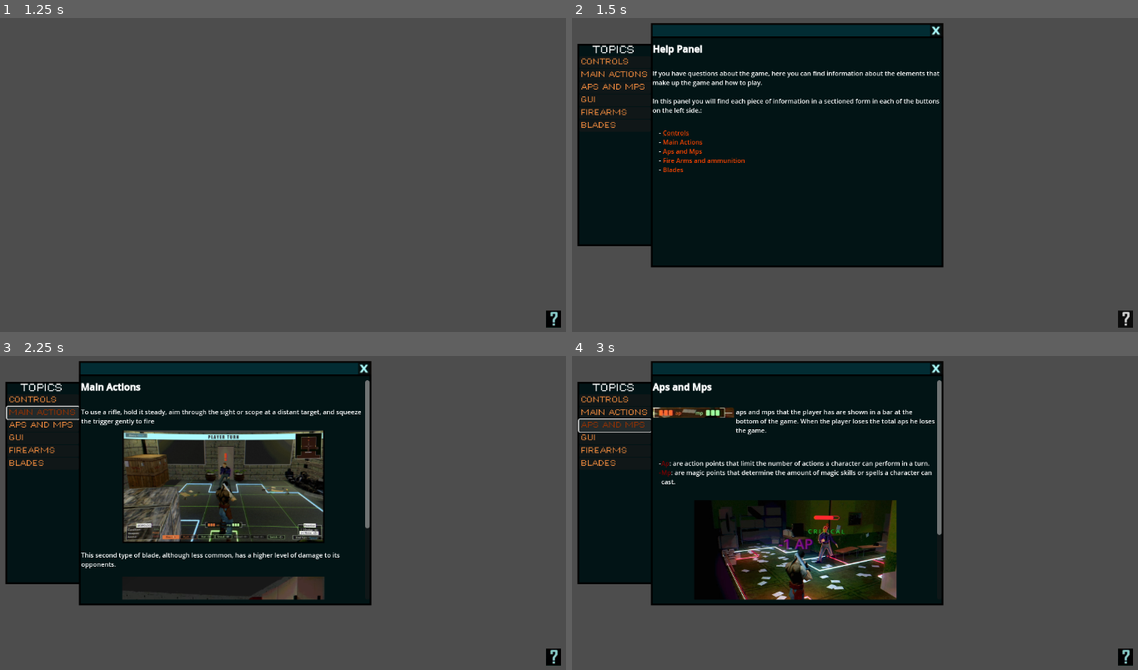
Above: before the commit, frames 1-4 (two rows, left to right).
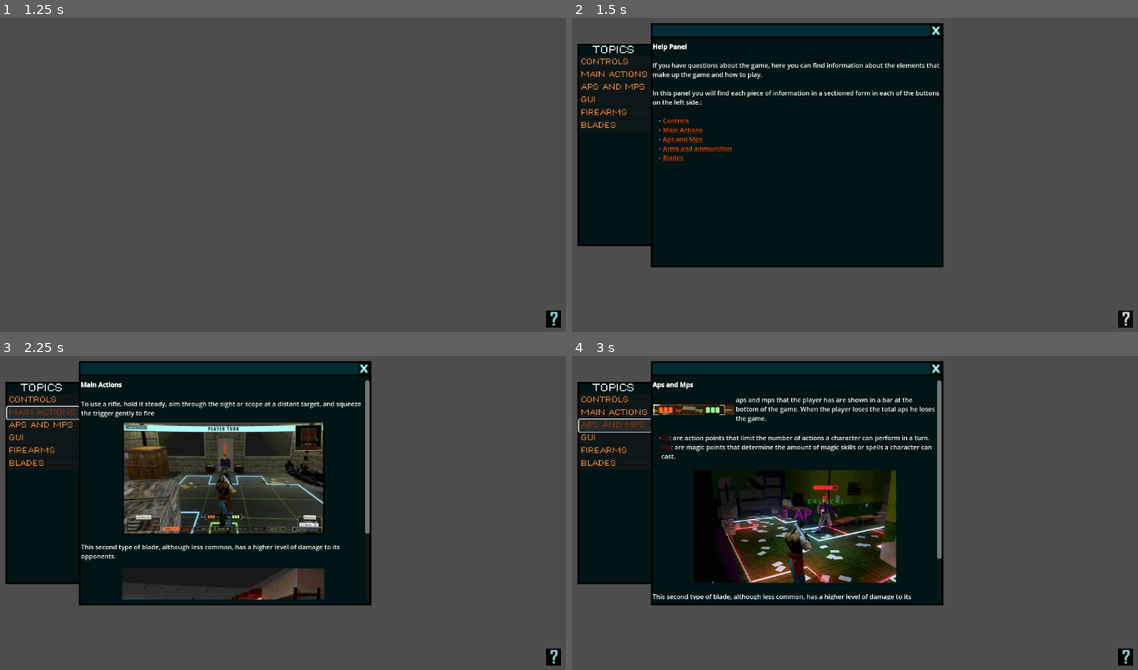
Above: after the commit, the same moments.

Repository: LauraDanielaa/VideoGame_Tasks
Game: Godot game, scene res://GUI/main.tscn
Same seed, same stepped clock (60 frames per second), same inputs: the game is played once before the commit and once after it.
Inputs (mouse positions are in pixels of both pictures, inside the frame that each line leads up to):
- Up to frame 1 (1.25 s): tap Enter at 0.5 s
- Up to frame 2 (1.5 s): click (1126, 319) at 1.25 s
- Up to frame 3 (2.25 s): click "MAIN ACTIONS" at 2 s
- Up to frame 4 (3 s): click "APS AND MPS" at 2.75 s

Frame 1 is identical in both runs. In frame 2, 3.2% of the frame differs, in the area x 14-65%, y 8-50%; in frame 3, 9.8%; in frame 4, 12%, in the area x 14-66%, y 8-78%.

Commit message:
Table Alignment
Alignment of table of contents buttons and presentation modifications

Diff:
--- a/second installment - Help panel GUI/GUI/main.tscn
+++ b/second installment - Help panel GUI/GUI/main.tscn
@@ -33,25 +33,25 @@
 titulo = "Controls"
 texto_ayuda = "[b]Main Actions[/b]
 
-[font_size=11]To move around the different scenes and kill your enemies you must to know the next buttons and comands:[/font_size]
+To move around the different scenes and kill your enemies you must to know the next buttons and comands:
 
 [table=2]
 [cell][img=75%]res://assets/sprites/controls.png[/img][/cell]
-[cell][font_size=11][ul bullet=-]
+[cell][ul bullet=-]
  To jump press the button [color= WEB_MAROON]W[/color]
  To move to the left press the button [color= WEB_MAROON]A[/color]
  To move to the right button [color= WEB_MAROON]D[/color]
  To bend down press the button [color= WEB_MAROON]S[/color]
-[/ul][/font_size][/cell]
-[/table]
-
-[font_size=11]Otherwise, if you prefer to move with other bottons: [/font_size]
+[/ul][/cell]
+[/table]
+
+Otherwise, if you prefer to move with other bottons:
 
 [table=2]
 [cell][img=75%]res://assets/sprites/controls2.png[/img][/cell]
-[cell][font_size=11]
+[cell]
 Move through the scene as indicated by one of the arrows on the buttons
-[/font_size][/cell]
+[/cell]
 [/table]"
 
 [sub_resource type="Resource" id="Resource_w86b4"]
@@ -60,11 +60,11 @@
 texto_ayuda = "[b]Main Actions[/b]
 
 [table=1]
-[cell padding=0,0,0,5][font_size=11]To use a rifle, hold it steady, aim through the sight or scope at a distant target, and squeeze the trigger gently to fire[/font_size][/cell]
+[cell padding=0,0,0,5]To use a rifle, hold it steady, aim through the sight or scope at a distant target, and squeeze the trigger gently to fire[/cell]
 
 [cell padding=0,5,0,5][center][img=350%]res://assets/sprites/MainActions.png[/img][/center][/cell]
 
-[cell padding=0,5,0,5][font_size=11]This second type of blade, although less common, has a higher level of damage to its opponents.[/font_size][/cell]
+[cell padding=0,5,0,5]This second type of blade, although less common, has a higher level of damage to its opponents.[/cell]
 
 [cell padding=0,5,0,5][center][img=350%]res://assets/sprites/MainActions2.png[/img][/center][/cell]
 
@@ -75,22 +75,22 @@
 script = ExtResource("6_cn7je")
 titulo = "Aps and Mps "
 texto_ayuda = "[b]Aps and Mps[/b]
-
+[font_size=6] [/font_size]
 [table=2, center]
-[cell][img=140%, center]res://assets/sprites/apsMps.png[/img][/cell][cell][font_size=11]aps and mps that the player has are shown in a bar at the bottom of the game. When the player loses the total aps he loses the game.[/font_size][/cell]
-[/table]
-[font_size=11]
+[cell]
+[img=140%, center]res://assets/sprites/apsMps.png[/img][/cell][cell]aps and mps that the player has are shown in a bar at the bottom of the game. When the player loses the total aps he loses the game.[/cell]
+[/table]
 [ul bullet=-]
 [color= WEB_MAROON]Ap[/color]: are action points that limit the number of actions a character can perform in a turn.
 [color= WEB_MAROON]Mp[/color]: are magic points that determine the amount of magic skills or spells a character can cast.
 [/ul]
-[/font_size]
-[table=1]
-[cell padding=0,5,0,5][center][img=350%]res://assets/sprites/apsMps2.png[/img][/center][/cell]
-[cell padding=0,5,0,5][font_size=11]This second type of blade, although less common, has a higher level of damage to its opponents.[/font_size][/cell]
-[/table]
-[table=2, center]
-[cell][img=35%]res://assets/sprites/apMp3.png[/img][/cell][cell][font_size=11]In case you have low AP you can use a first aid kit to heal yourself[/font_size][/cell]
+
+[center][img=350%]res://assets/sprites/apsMps2.png[/img][/center]
+
+This second type of blade, although less common, has a higher level of damage to its opponents.
+
+[table=2, center][cell][img=35%, center]res://assets/sprites/apMp3.png[/img][/cell][cell][font_size=5]  [/font_size]
+In case you have low AP you can use a first aid kit to heal yourself[/cell]
 [/table]
 
 "
@@ -99,16 +99,21 @@
 script = ExtResource("6_cn7je")
 titulo = "GUI"
 texto_ayuda = "[b]interface[/b]
+[font_size=6] [/font_size]
+[table=2]
+[cell][img=80%]res://assets/sprites/ObjectsMenu.png[/img][/cell]
+[cell]
+Weapons are acquired as you walk through the scenes, these are saved in the [color= DARK_ORANGE]objects menú[/color].[/cell]
+[/table]
+The fire arms and ammunition equipment that you can find in the game are listed below:
 
 [table=2, center]
-[cell][img=80%]res://assets/sprites/ObjectsMenu.png[/img][/cell][cell][font_size=11]Weapons are acquired as you walk through the scenes, these are saved in the [color= DARK_ORANGE]objects menú[/color].[/font_size][/cell]
-[/table]
-[font_size=11]The fire arms and ammunition equipment that you can find in the game are listed below:[/font_size]
-
-[table=2, center]
-[cell][img=80%]res://assets/sprites/GUImap.png[/img][/cell][cell][font_size=11]In the upper right corner you can find the [color= DARK_ORANGE]map[/color], where you can see where you are located in the scene you are in.[/font_size][/cell]
-[/table]
-[font_size=11]The fire arms and ammunition equipment that you can find in the game are listed below:[/font_size]
+[cell][img=80%]res://assets/sprites/GUImap.png[/img][/cell]
+[cell]
+[font_size=2] [/font_size]
+In the upper right corner you can find the [color= DARK_ORANGE]map[/color], where you can see where you are located in the scene you are in.[/cell]
+[/table]
+The fire arms and ammunition equipment that you can find in the game are listed below.
 
 
 "
@@ -117,23 +122,29 @@
 script = ExtResource("6_cn7je")
 titulo = "Fire Arms"
 texto_ayuda = "[b]Fire Arms[/b]
-
+[font_size=6] [/font_size]
 [table=2, center]
-[cell][img=105%]res://assets/sprites/FireArmsIndicator.png[/img][/cell][cell][font_size=11]In the lower left corner, in addition to seeing the player's condition, you can see what weapon he is using and if he has ammunition.[/font_size][/cell]
-[/table]
-[font_size=11]The fire arms and ammunition equipment that you can find in the game are listed below:[/font_size]
+[cell][img=105%]res://assets/sprites/FireArmsIndicator.png[/img][/cell]
+[cell][font_size=8] [/font_size]
+In the lower left corner, in addition to seeing the player's condition, you can see what weapon he is using and if he has ammunition.[/cell]
+[/table]
+The fire arms and ammunition equipment that you can find in the game are listed below:
 
 [table=2]
-[cell][center][img=150]res://assets/sprites/FireArms4.png[/img][/center][/cell][cell][font_size=11]To use a grenade, pull the pin while holding the lever down. Aim at your target, then throw the grenade in a quick, fluid motion. After throwing, immediately take cover to avoid the explosion.[/font_size][/cell]
-
-[cell][center][img=75%]res://assets/sprites/FireArms1.png[/img][/center][/cell][cell][font_size=11]To use a grenade, pull the pin while holding the lever down. Aim at your target, then throw the grenade in a quick, fluid motion. After throwing, immediately take cover to avoid the explosion.[/font_size][/cell]
-
-[cell][center][img=150]res://assets/sprites/FireArms2.png[/img][/center][/cell][cell][font_size=11]To use a rifle, hold it steady, aim through the sight or scope at a distant target, and squeeze the trigger gently to fire[/font_size][/cell]
-
-
-[cell][center][img=75%]res://assets/sprites/FireArms3.png[/img][/center][/cell][cell][font_size=11]Using a pistol you must to approach the target at close range, aim quickly at the center mass, and pull the trigger with a firm grip.[/font_size][/cell]
-
-[cell][center][img=75%]res://assets/sprites/FireArms5.png[/img][/center][/cell][cell][font_size=11]Pistol ammunition[/font_size][/cell]
+
+[cell padding=0,0,0,5][font_size=5] [/font_size][center][img=150]res://assets/sprites/FireArms4.png[/img][/center][/cell][cell]To use a grenade, pull the pin while holding the lever down. Aim at your target, then throw the grenade in a quick, fluid motion. After throwing, immediately take cover to avoid the explosion.[/cell]
+
+[cell][center][img=75%]res://assets/sprites/FireArms1.png[/img][/center][/cell][cell]To use a grenade, pull the pin while holding the lever down. Aim at your target, then throw the grenade in a quick, fluid motion. After throwing, immediately take cover to avoid the explosion.[/cell]
+
+[cell][center][img=150]res://assets/sprites/FireArms2.png[/img][/center][/cell]
+[cell][font_size=8] [/font_size]
+To use a rifle, hold it steady, aim through the sight or scope at a distant target, and squeeze the trigger gently to fire[/cell]
+
+[cell][center][img=75%]res://assets/sprites/FireArms3.png[/img][/center][/cell][cell]Using a pistol you must to approach the target at close range, aim quickly at the center mass, and pull the trigger with a firm grip.[/cell]
+
+[cell][center][img=75%]res://assets/sprites/FireArms5.png[/img][/center][/cell]
+[cell][font_size=8] [/font_size]
+Pistol ammunition[/cell]
 
 [/table]
 "
@@ -141,16 +152,16 @@
 [sub_resource type="Resource" id="Resource_n03jy"]
 script = ExtResource("6_cn7je")
 titulo = "Blades"
-texto_ayuda = "[b]Fire Arms[/b]
-[table=2]
-[cell][center][img=75%]res://assets/sprites/Blades1.png[/img][/center][/cell][cell][font_size=11]To use a grenade, pull the pin while holding the lever down.[/font_size][/cell]
-
-
-[cell][center][img=75%]res://assets/sprites/blade2.png[/img][/center][/cell][cell][font_size=11]This second type of blade, although less common, has a higher level of damage to its opponents.[/font_size][/cell]
-[/table]
-[font_size=11]In a game, blades can be ve …(337 unchanged characters)…
-
-[font_size=11]To make the most of blades, focus on speed and precision. Timing your attacks and dodges is key to outmaneuvering enemies. Some games may also let you upgrade blades with special abilities, like increasing damage, adding elemental effects, or enhancing critical hit chances[/font_size]
+texto_ayuda = "[b]Blades[/b]
+[table=2][cell][img=60%]res://assets/sprites/Blades1.png[/img][/cell]
+[cell]
+[font_size=11]To use a grenade, pull the pin while holding the lever down.[/font_size]
+[/cell]
+[cell][img=60%]res://assets/sprites/blade2.png[/img][/cell]
+[cell][font_size=6] [/font_size][left]This second type of blade, although less common, has a higher level of damage to its opponents.[/left][/cell]
+[/table][font_size=11]In a game, blades can be ve …(337 unchanged characters)…
+
+[p]To make the most of blades, focus on speed and precision. Timing your attacks and dodges is key to outmaneuvering enemies. Some games may also let you upgrade blades with special abilities, like increasing damage, adding elemental effects, or enhancing critical hit chances.[/p]
 
 
 "
@@ -180,6 +191,7 @@
 
 [sub_resource type="Theme" id="Theme_pvvsn"]
 default_base_scale = 0.85
+default_font_size = 11
 PanelContainer/styles/panel = SubResource("StyleBoxFlat_tcibf")
 
 [node name="main" type="Node2D"]
@@ -346,17 +358,17 @@
 bbcode_enabled = true
 text = "[b]Help Panel [/b]
 
-[font_size=11]If you have questions about the game, here you can find information about the elements that make up the game and how to play.
-
-In this panel you will find each piece of information in a sectioned form in each of the buttons on the left side.:[/font_size]
-
-[font_size=11][ul bullet=-]
+If you have questions about the game, here you can find information about the elements that make up the game and how to play.
+
+In this panel you will find each piece of information in a sectioned form in each of the buttons on the left side.:
+
+[ul bullet=-]
  [hint=Information about the buttons you should use to move around the game][color= ORANGE_RED]Controls[/color][/hint]
- [color= ORANGE_RED]Main Actions[/color]
- [color= ORANGE_RED]Aps and Mps[/color]
- [color= ORANGE_RED]Fire Arms and ammunition[/color]
- [color= ORANGE_RED]Blades[/color]
-[/ul][/font_size]
+ [hint=Information about the principal movements and actions][color= ORANGE_RED]Main Actions[/color][/hint]
+ [hint=Information about life and powers in the game][color= ORANGE_RED]Aps and Mps[/color][/hint]
+ [hint=Information about arms and ammunitions][color= ORANGE_RED]Arms and ammunition[/color][/hint]
+ [hint=Information about the blades that you could find][color= ORANGE_RED]Blades[/color][/hint]
+[/ul]
 
 
 "
Binary file added: second installment - Help panel GUI/assets/sprites/Gif_animation/personaje1.png
Not shown, added: second installment - Help panel GUI/assets/sprites/Gif_animation/personaje1.png.import
Binary file added: second installment - Help panel GUI/assets/sprites/Gif_animation/personaje2.png
Not shown, added: second installment - Help panel GUI/assets/sprites/Gif_animation/personaje2.png.import
Binary file added: second installment - Help panel GUI/assets/sprites/Gif_animation/personaje3.png
Not shown, added: second installment - Help panel GUI/assets/sprites/Gif_animation/personaje3.png.import
Binary file added: second installment - Help panel GUI/assets/sprites/Gif_animation/personaje4.png
Not shown, added: second installment - Help panel GUI/assets/sprites/Gif_animation/personaje4.png.import
Binary file added: second installment - Help panel GUI/assets/sprites/Gif_animation/personaje5.png
Not shown, added: second installment - Help panel GUI/assets/sprites/Gif_animation/personaje5.png.import
Binary file added: second installment - Help panel GUI/assets/sprites/Gif_animation/personaje6.png
Not shown, added: second installment - Help panel GUI/assets/sprites/Gif_animation/personaje6.png.import
(and 4 more such lines)
